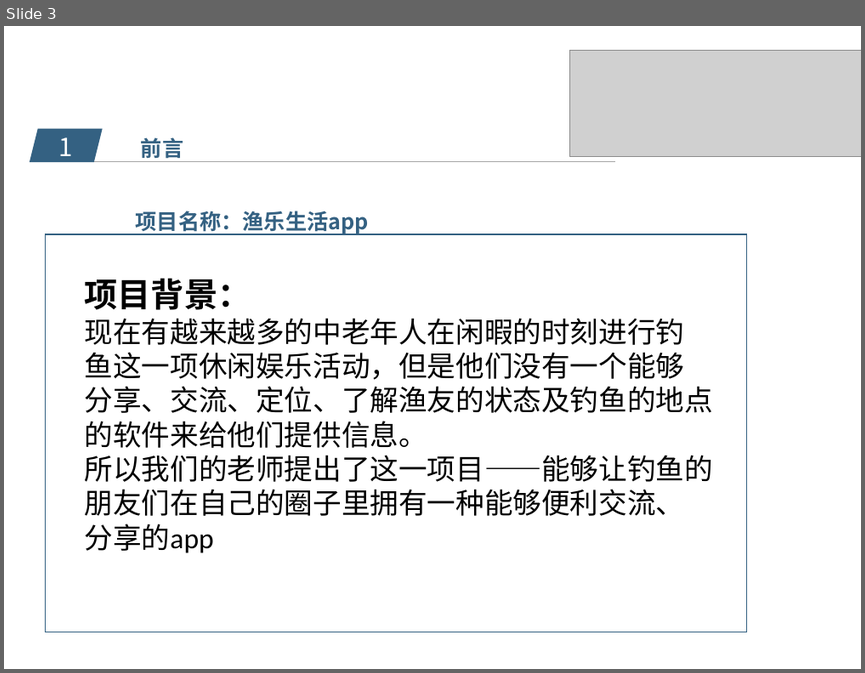
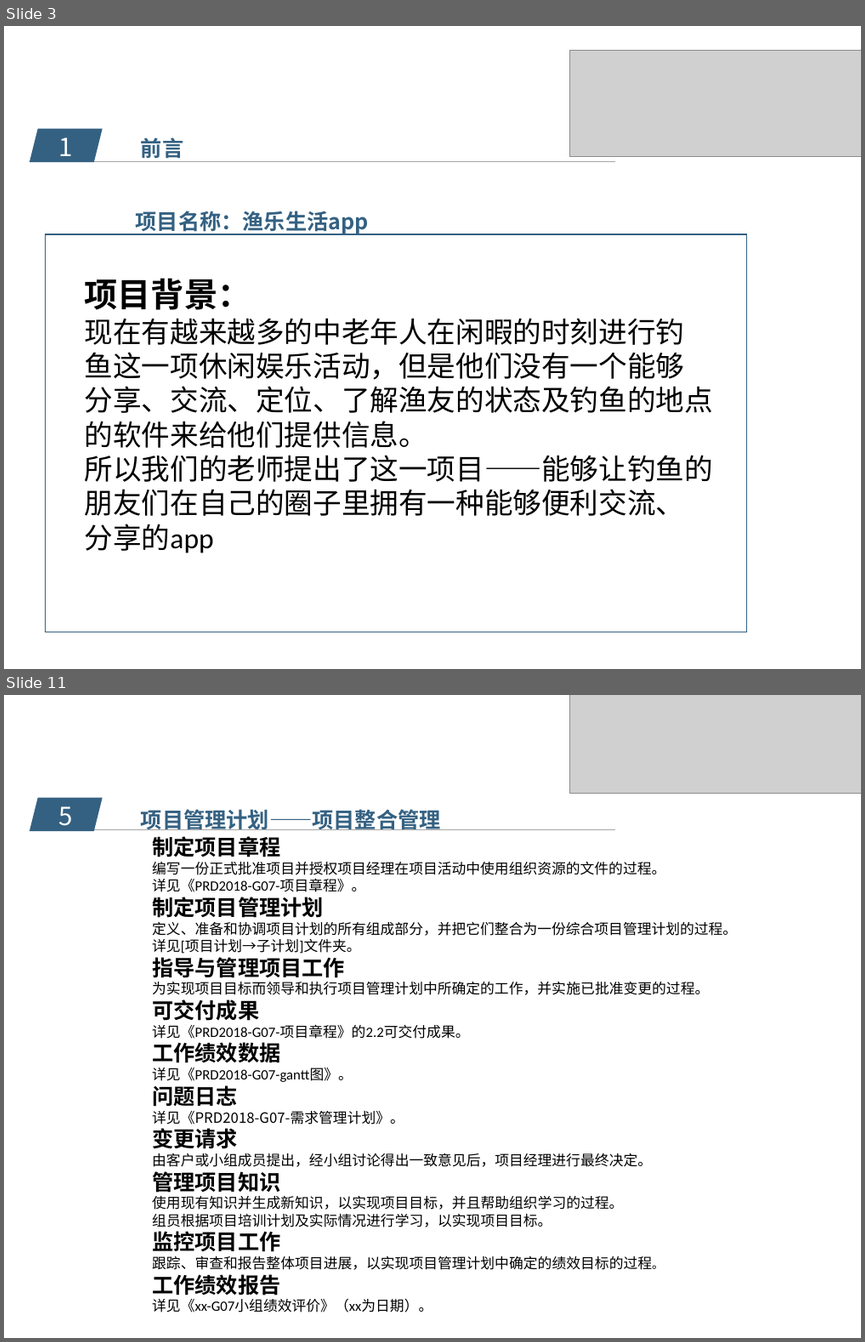
Before and after one commit to popopoi/PRD2018-G07, a slide deck: 受控文档/项目计划/PRD2018-G07-项目计划PPT.pptx. Shown one above the other, each under a label of ours: slide 3 before the commit, slides 3 and 11 after it; the slides between them are not shown. The pictures are 865x673 and 865x1342 pixels, drawn with LibreOffice and Linux fonts; fonts in the diff are those of the drawing; grey boxes stand for pictures; background and template pictures are left out. Boxes give left, top, right and bottom in pixels: in the first picture for what was removed or moved away, otherwise in the second. Text is boxed around its words. In the diff, an @@ line names an element or a change of style, - is before the commit and + after.

Commit message:
修订［PRD2018-G07-可行性分析报告］（修改了预算表） 修订［PRD2018-G07-需求工程项目计划］（修改了预算表／采购表） 修订［PRD2018-G07-成本管理计划］（修改了预算表） 修订［PRD2018-G07-配置管理计划］（修改了会议文档的上传规范） 修订［PRD2018-G07-采购管理计划］（修改了采购表） 修订［PRD2018-G07-项目计划PPT］（丰富和完善了内容）

```diff
--- a/受控文档/项目计划/PRD2018-G07-项目计划PPT.pptx
+++ b/受控文档/项目计划/PRD2018-G07-项目计划PPT.pptx
@@ slide 11 added at bbox=[4, 695, 861, 1338], background picture (left out) @@
@@ picture added at bbox=[570, 695, 861, 794] @@
@@ parallelogram added at bbox=[30, 798, 103, 831], fill #346182 @@
@@ text added at bbox=[59, 806, 73, 832], 21 pt, text #FFFFFF @@
+5
@@ text added at bbox=[141, 809, 441, 830], 18 pt, text #346182, bold @@
+项目管理计划——项目整合管理
@@ line added from (60, 829) to (615, 829), #A6A6A6 0.5 pt @@
@@ text added at bbox=[152, 836, 737, 1312], 12 pt, text #000000 @@
+制定项目章程 编写一份正式批准项目并授权项目经理在项目活动中使用组织资源的文件的过程。 详见《PRD2018-G07-项目章程》。
+制定项目管理计划 定义、准备和协调项目计划的所有组成部分，并把它们整合为一份综合项目管理计划的过程。 详见[项目计划→子计划]文件夹。
+指导与管理项目工作 为实现项目目标而领导和执行项目管理计划中所确定的工作，并实施已批准变更的过程。
+可交付成果 详见《PRD2018-G07-项目章程》的2.2可交付成果。
+工作绩效数据 详见《PRD2018-G07-gantt图》。
+问题日志 详见《PRD2018-G07-需求管理计划》。
+变更请求 由客户或小组成员提出，经小组讨论得出一致意见后，项目经理进行最终决定。
+管理项目知识 使用现有知识并生成新知识，以实现项目目标，并且帮助组织学习的过程。 组员根据项目培训计划及实际情况进行学习，以实现项目目标。
+监控项目工作 跟踪、审查和报告整体项目进展，以实现项目管理计划中确定的绩效目标的过程。
+工作绩效报告 详见《xx-G07小组绩效评价》（xx为日期）。
```
Also in this commit, not shown: 6 slides changed, 13 other slides added, 3 slides removed, 5 other files.
